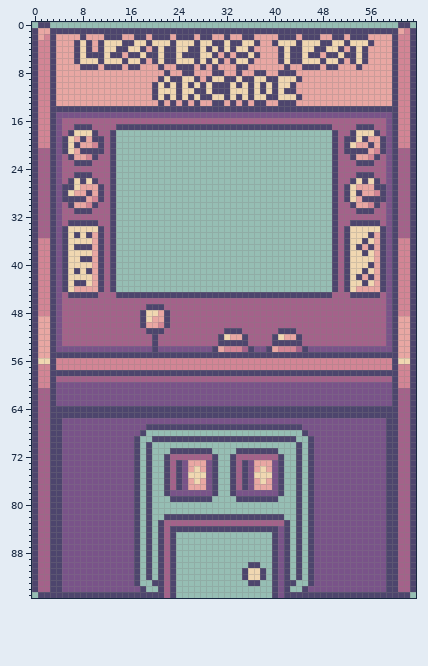
Two versions of one sprite sheet, TowerOfDreams/sprites/sArcade/81985a8d-d2b1-4224-b03e-2318242aff94.png. The picture above was drawn from the file before the commit.
The file is 64x96 pixels.
And afterwards:
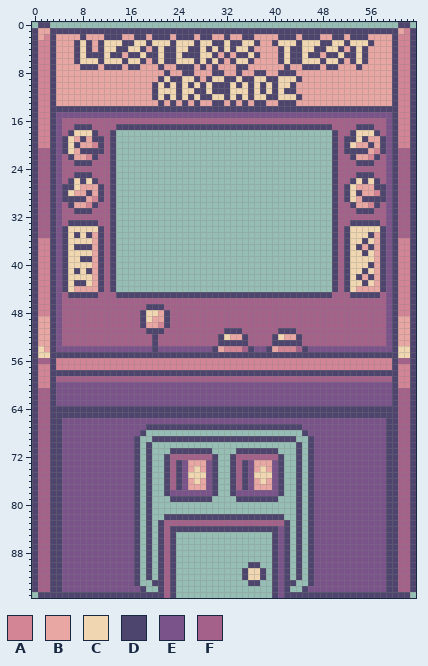
Palette (. is transparent): A #d38595  B #e9a7a3  C #f0d7b1  D #4d456d  E #795389  F #a4628a
The exact change:
The edit turns colour B into colour C in row 54 at x 1 and 61 to 62; in row 55 at x 1 to 2 and 61 to 62.
The edit turns colour C into colour F in row 56 at x 1 to 2 and 61 to 62.
Pixel boxes of the changes (left, top, right, bottom) in both pictures:
changed: (38, 346, 50, 364)
changed: (398, 346, 410, 364)
